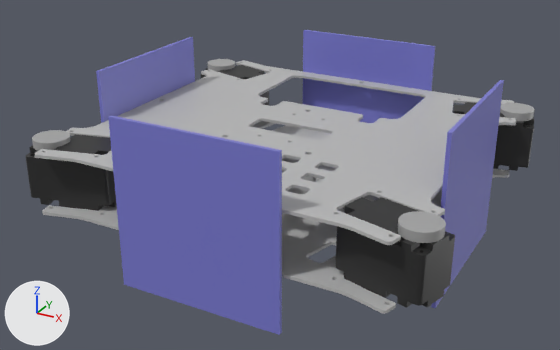
Before and after pictures for a commit that changed the COLLADA model design/chassis.dae.
The view is the same before and after, from a 50 mm lens placed at (0.1853, -0.3546, 0.1721), pointed at (-0.0046, -0.0094, -0.0006). The axes (+X, +Y, +Z) are drawn at lower left. The lights are the same throughout. Where no turn or scale is listed for an object, it has been applied to the vertices.

The older version as bpy lines, for what is in view:
```python
me_servo = bpy.data.meshes.new('servo')
me_servo.from_pydata(...)  # 731 vertices, 1458 faces; spans x -12.0..12.0, y -22.5..22.5, z -4.0..33.6
# faces by material slot: [1229, 229]
me_servo.materials.append(mat_blackplastic)  # black #2a2a2a
me_servo.materials.append(mat_whiteplastic)  # grey #a5a5a5
ob_servo = bpy.data.objects.new('servo', me_servo)
ob_servo.location = (-0.088, 0.078, -0.005)
ob_servo.rotation_euler = (0.0, 0.0, 1.309)  # degrees (0, 0, 75)
ob_servo.scale = (0.001, 0.001, 0.001)
ob_servo_002 = bpy.data.objects.new('servo_002', me_servo)
ob_servo_002.location = (0.088, 0.078, -0.005)
ob_servo_002.rotation_euler = (0.0, 0.0, -1.309)  # degrees (0, 0, -75)
ob_servo_002.scale = (0.001, 0.001, 0.001)
ob_servo_003 = bpy.data.objects.new('servo_003', me_servo)
ob_servo_003.location = (0.088, -0.078, -0.005)
ob_servo_003.rotation_euler = (0.0, 0.0, -1.833)  # degrees (0, 0, -105)
ob_servo_003.scale = (0.001, 0.001, 0.001)
# also in view: 'servo_001' at (-0.088, -0.078, 0.0098); 'chassis' at (0.0, 0.0, 0.01)
```
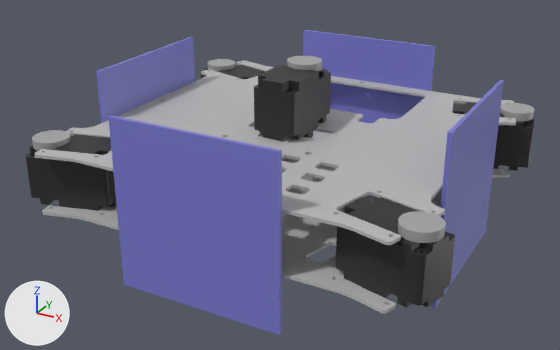
Location of each change, [x1, y1, x2, y2] in pixels of the pictures (560 x 350 px):
'servo_004', added
    after: [254, 56, 331, 141]

What changed in the scene script:
```text
Add ob_servo_004:
    ob_servo_004 = bpy.data.objects.new('servo_004', me_servo)
    ob_servo_004.location = (0.0, -0.003, 0.027)
    ob_servo_004.scale = (0.001, 0.001, 0.001)
```
